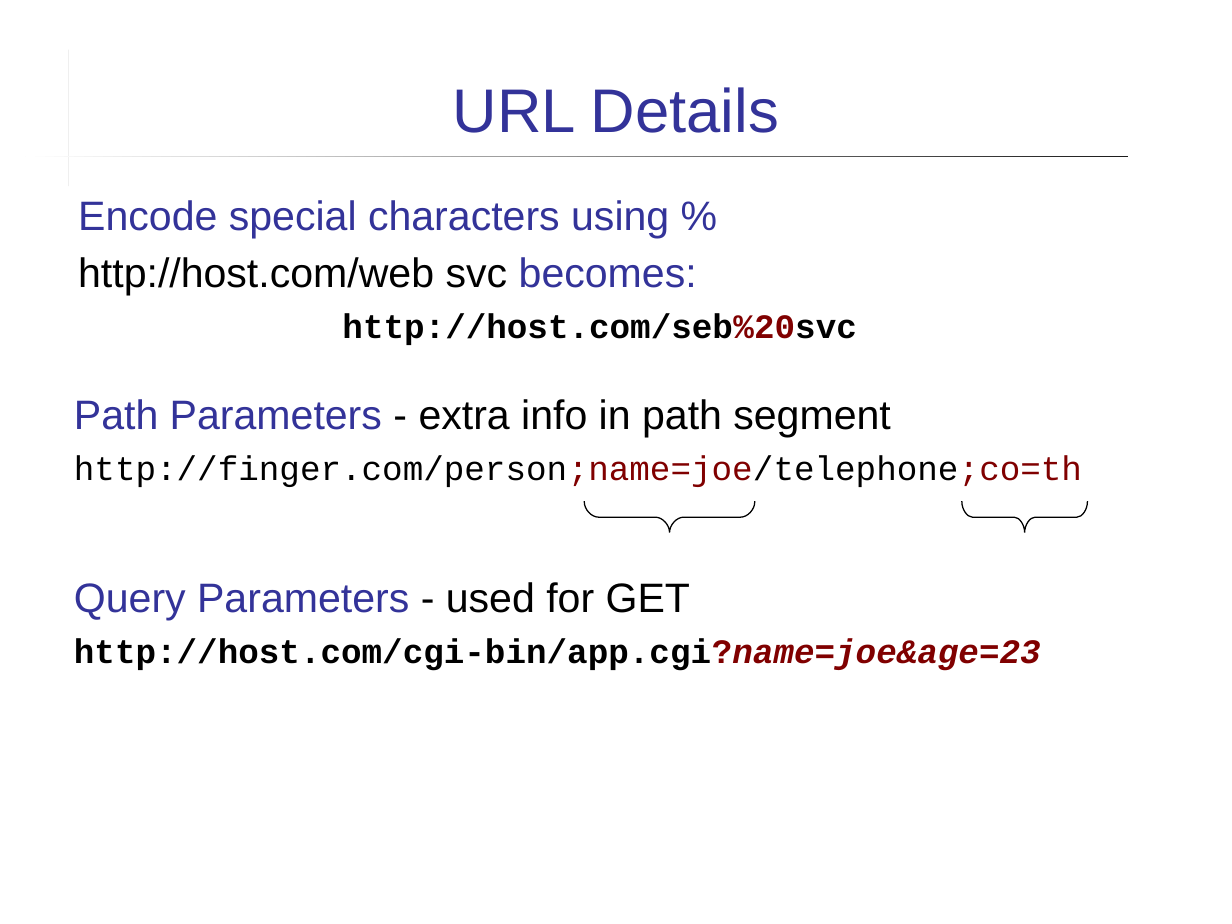
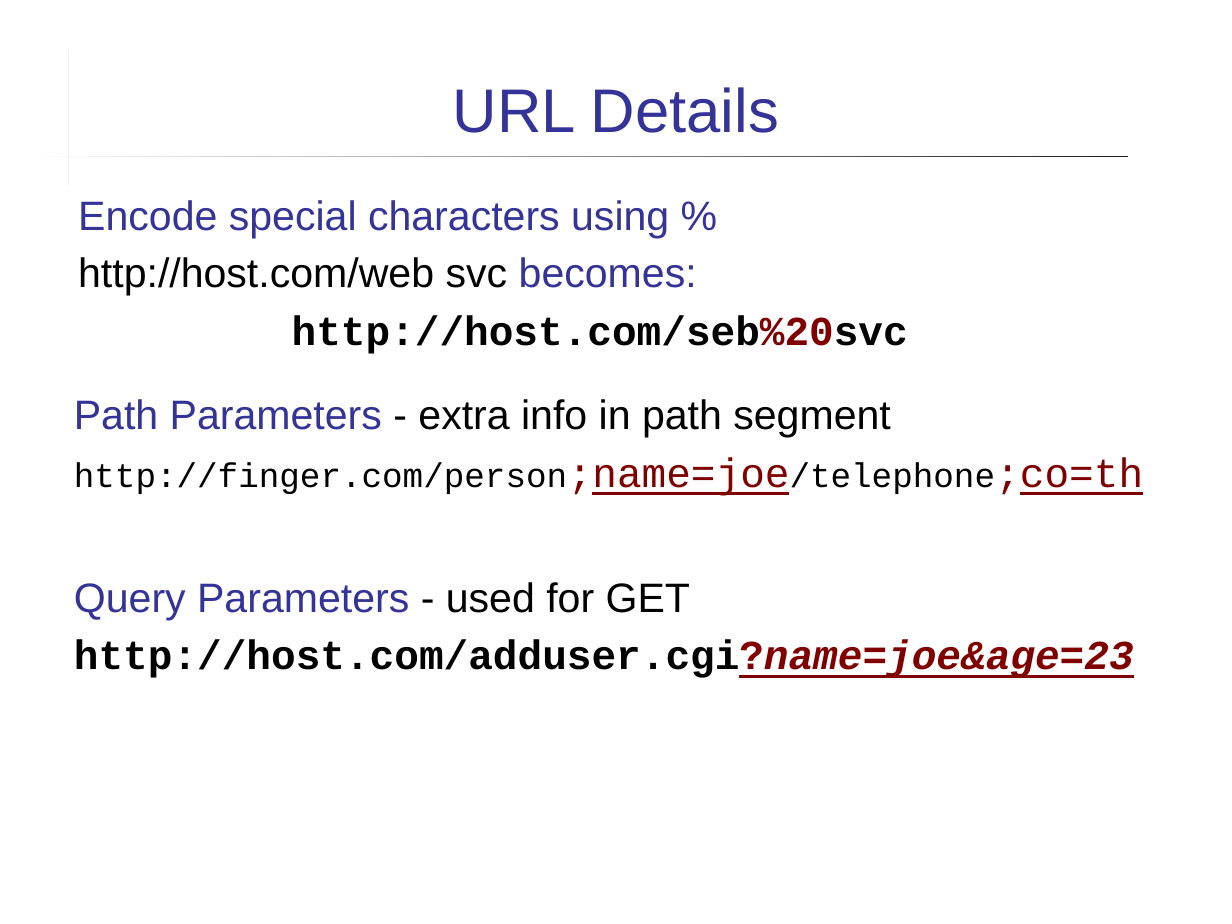
Before and after one commit to cpske/ISP, a slide deck: slide 28 of web/HTTP.ppt (slide 27 before the commit). Drawn at 1232x924 pixels with LibreOffice and Linux fonts; fonts in the diff are those of the drawing. Boxes give left, top, right and bottom in pixels: in the first picture for what was removed or moved away, otherwise in the second. Text is boxed around its words. In the diff, an @@ line names an element or a change of style, - is before the commit and + after.

Commit message:
improve wording in slides

```diff
--- a/web/HTTP.ppt
+++ b/web/HTTP.ppt
@@ text at (292, 315, 908, 354): size 20 to 24 pt in "http://host.com/seb%20svc" @@
@@ text at (74, 457, 1143, 496): size 20 to 24 pt, underline on in "http://finger.com/person;name=joe/telephone;co=th" @@
@@ freeform shape removed at (585, 502, 755, 533) @@
@@ freeform shape removed at (962, 502, 1087, 533) @@
@@ text at (74, 640, 1134, 678): text changed; size 20 to 24 pt @@
-http://host.com/cgi-bin/app.cgi?name=joe&age=23
+http://host.com/adduser.cgi?name=joe&age=23
```
Also in this commit, not shown: 22 other slides changed, 1 slide added, 4 other files.
